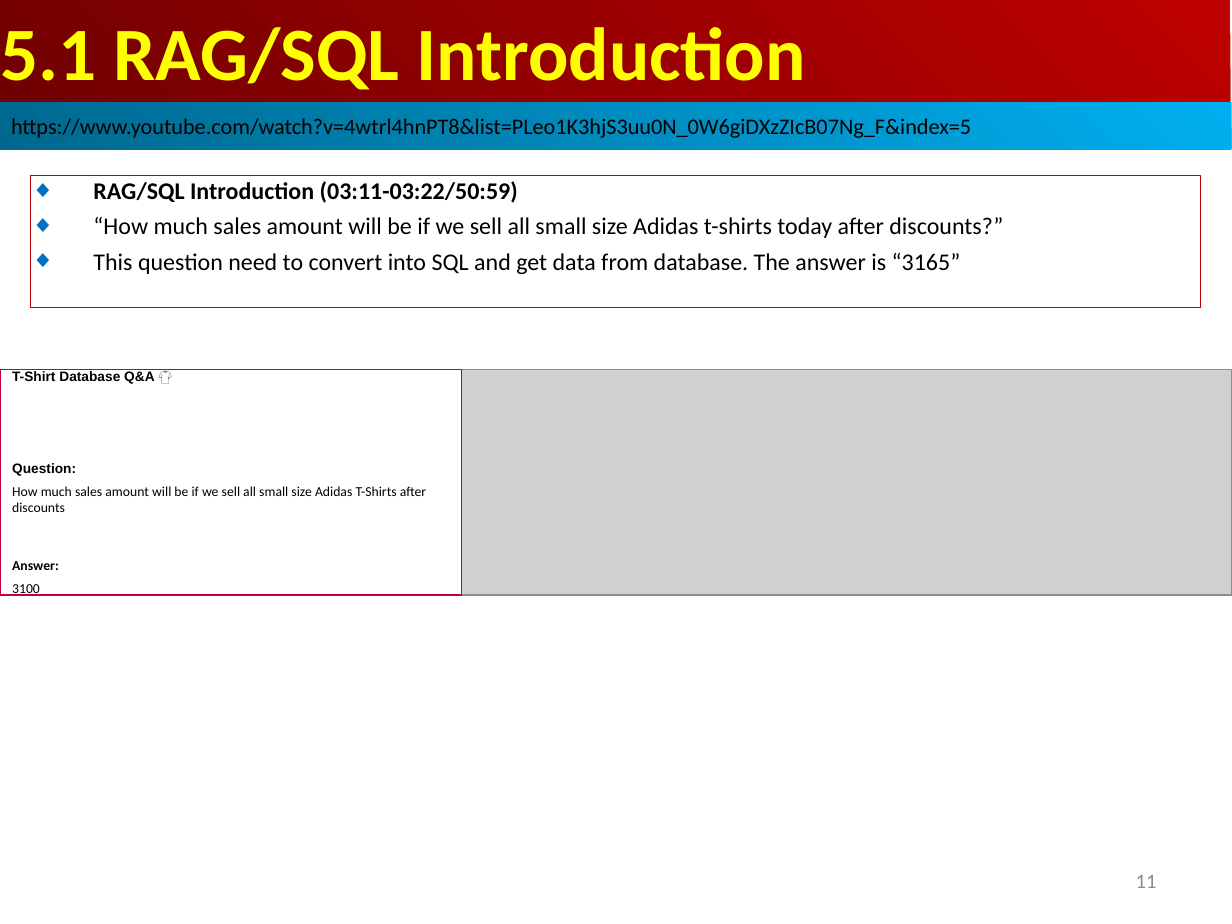
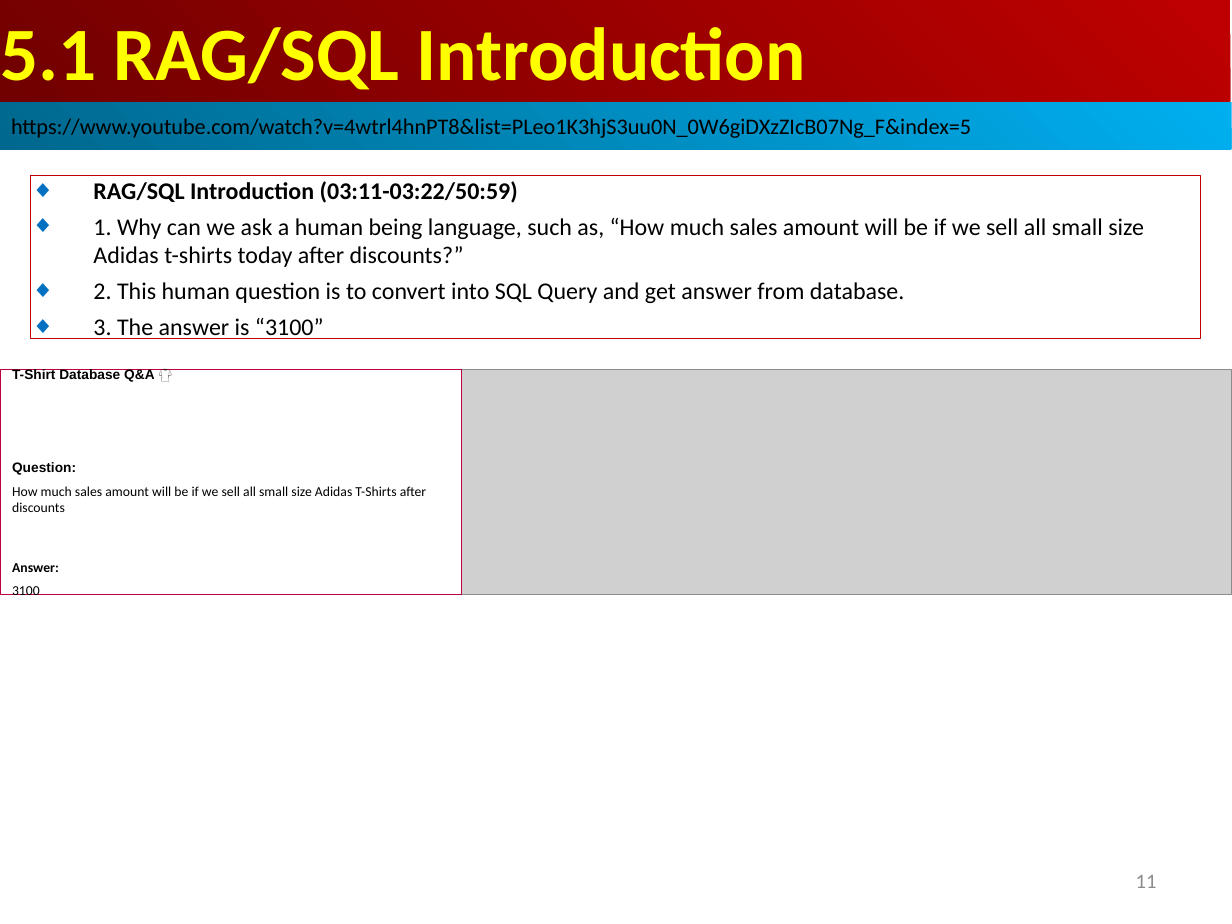
Before and after one commit to peterhchen/AIU_CS515_LLM, a slide deck: slide 11 of 810_LangChain_CB/005_RAG_SQL_App/001_Video/05.00_03_RAG_SQL.ppt. Drawn at 1232x924 pixels with LibreOffice and Linux fonts; fonts in the diff are those of the drawing; grey boxes stand for pictures. Boxes give left, top, right and bottom in pixels: in the first picture for what was removed or moved away, otherwise in the second. Text is boxed around its words. In the diff, an @@ line names an element or a change of style, - is before the commit and + after.

```diff
--- a/810_LangChain_CB/005_RAG_SQL_App/001_Video/05.00_03_RAG_SQL.ppt
+++ b/810_LangChain_CB/005_RAG_SQL_App/001_Video/05.00_03_RAG_SQL.ppt
@@ rectangle "RAG/SQL Introduction (03:11-03:22/50:59)": place and size @@
-rectangle "RAG/SQL Introduction (03:11-03:22/50:59)" at bbox=[31, 175, 1201, 307]
+rectangle "RAG/SQL Introduction (03:11-03:22/50:59)" at bbox=[31, 175, 1201, 339]
@@ text in rectangle at bbox=[93, 218, 1144, 339]: text changed @@
-◆ “How much sales amount will be if we sell all small size Adidas t-shirts today after discounts?”
-◆ This question need to convert into SQL and get data from database. The answer is “3165”
+◆ 1. Why can we ask a human being language, such as, “How much sales amount will be if we sell all small size Adidas t-shirts today after discounts?”
+◆ 2. This human question is to convert into SQL Query and get answer from database.
+◆ 3. The answer is “3100”
```
Also in this commit, not shown: 9 other slides changed, 5 slides added.
